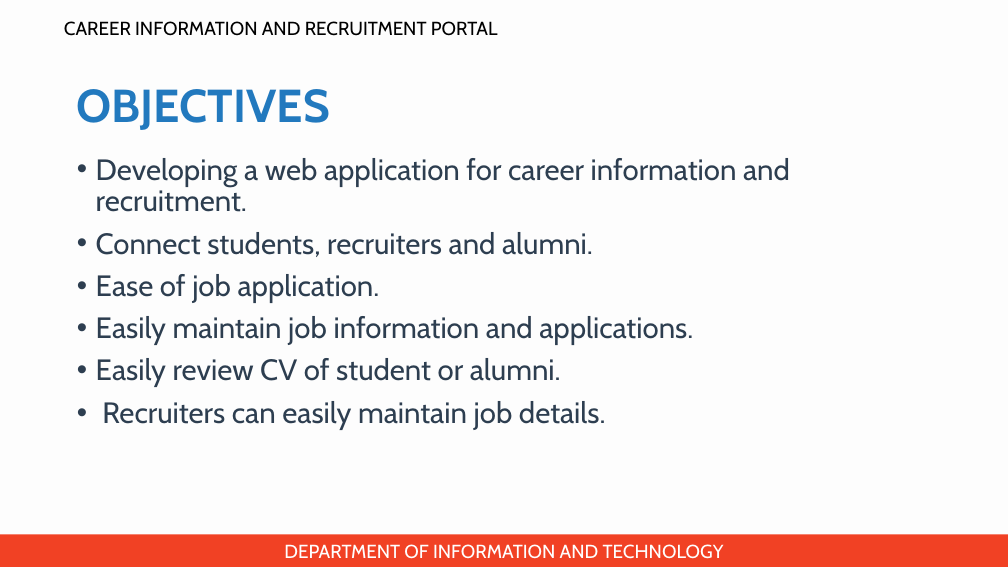
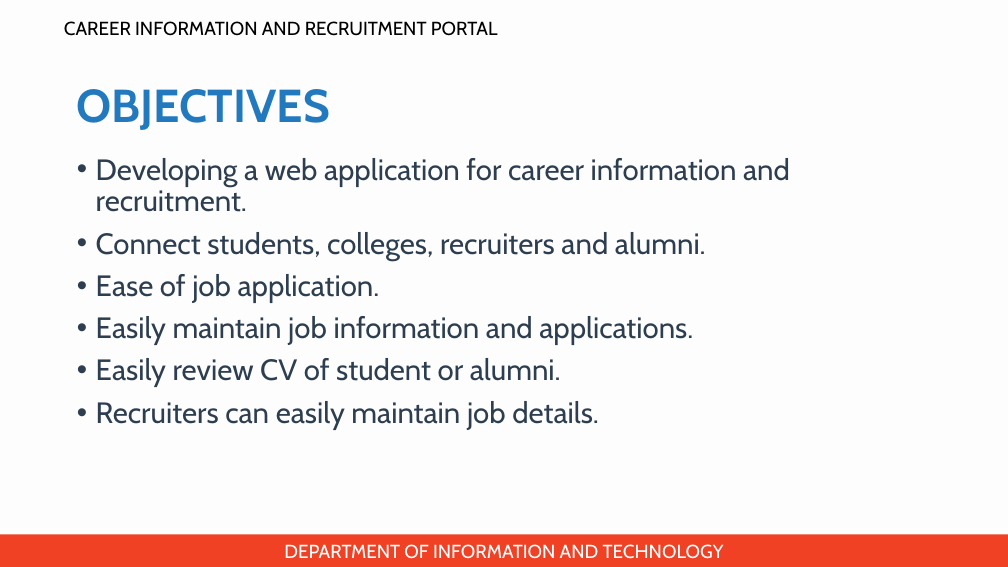
Before and after one commit to jincy-p-janardhanan/Career-Information-and-Recruitment-Portal, a slide deck: slide 5 of Presentation for zeroth review/PPT for zeroth review.pptx. Drawn at 1008x567 pixels with LibreOffice and Linux fonts; fonts in the diff are those of the drawing; background and template pictures are left out. Boxes give left, top, right and bottom in pixels: in the first picture for what was removed or moved away, otherwise in the second. Text is boxed around its words. In the diff, an @@ line names an element or a change of style, - is before the commit and + after.

Commit message:
Corrected Software and hardware specifications, modified proposed methodology, spell & grammar check

```diff
--- a/Presentation for zeroth review/PPT for zeroth review.pptx
+++ b/Presentation for zeroth review/PPT for zeroth review.pptx
@@ text at [96,232,706,261]: text changed @@
-• Connect students, recruiters and alumni.
+• Connect students, colleges, recruiters and alumni.
```
Also in this commit, not shown: 7 other slides changed.
